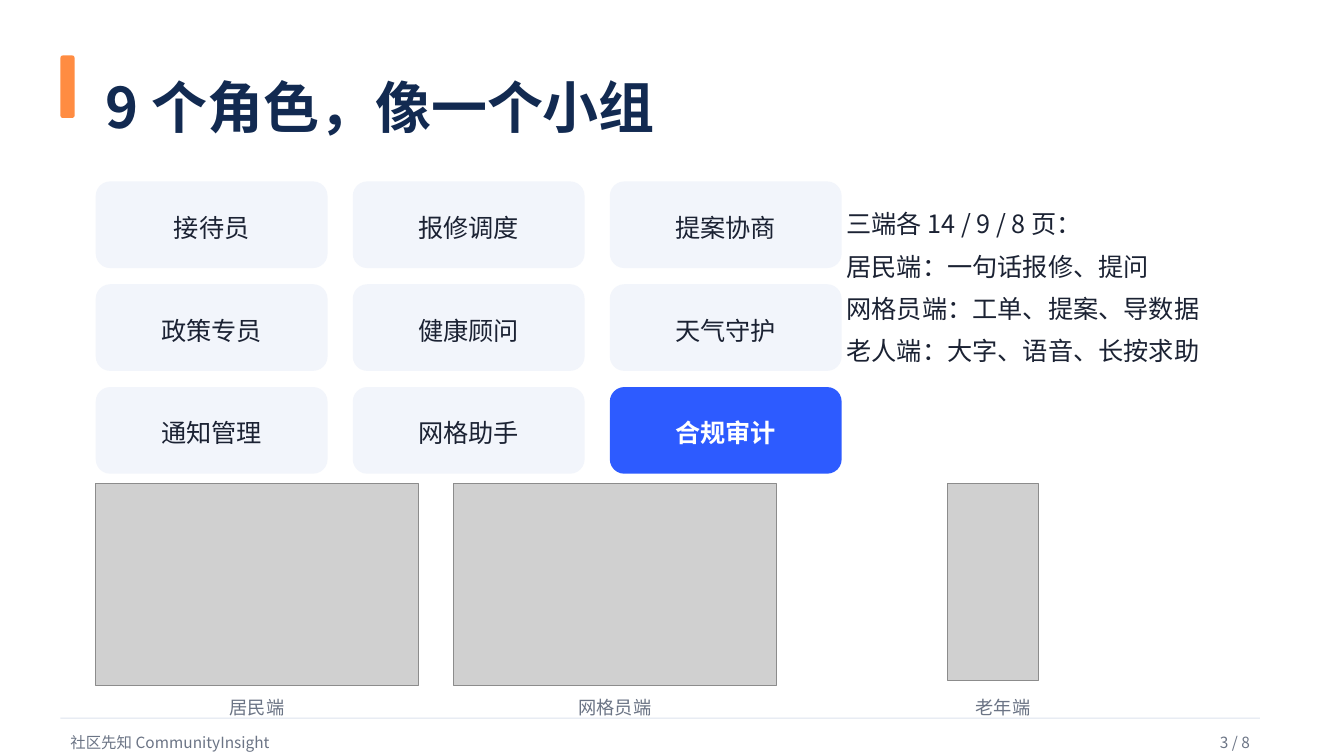
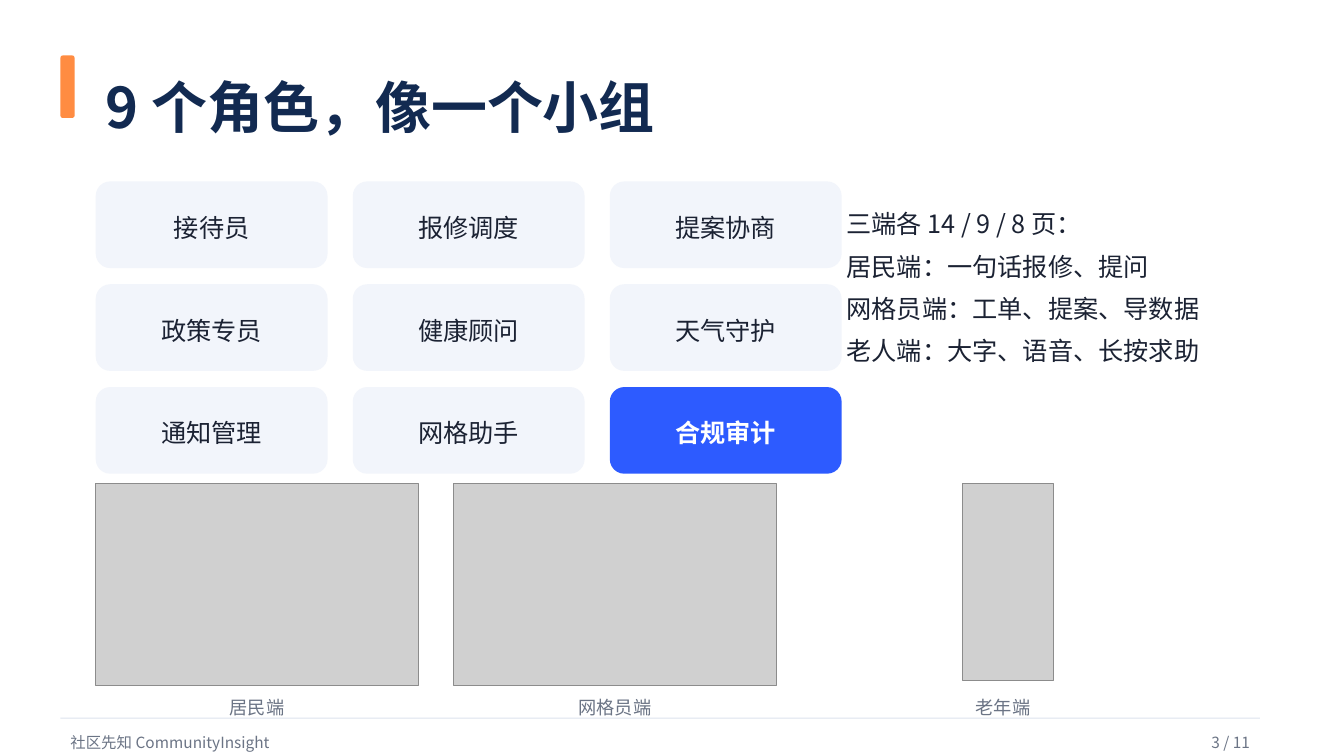
Before and after one commit to woshuofengsu/campus-insight-agent, a slide deck: slide 3 of docs/competition/9月22日路演-社区先知.pptx. Drawn at 1344x756 pixels with LibreOffice and Linux fonts; fonts in the diff are those of the drawing; grey boxes stand for pictures. Boxes give left, top, right and bottom in pixels: in the first picture for what was removed or moved away, otherwise in the second. Text is boxed around its words. In the diff, an @@ line names an element or a change of style, - is before the commit and + after.

```diff
--- a/docs/competition/9月22日路演-社区先知.pptx
+++ b/docs/competition/9月22日路演-社区先知.pptx
@@ picture: place and size @@
-picture at bbox=[948, 484, 1038, 681]
+picture at bbox=[963, 484, 1054, 681]
@@ text at bbox=[1211, 736, 1250, 748]: text changed @@
-3 / 8
+3 / 11
```
Also in this commit, not shown: 13 other slides changed, 1 other file.
